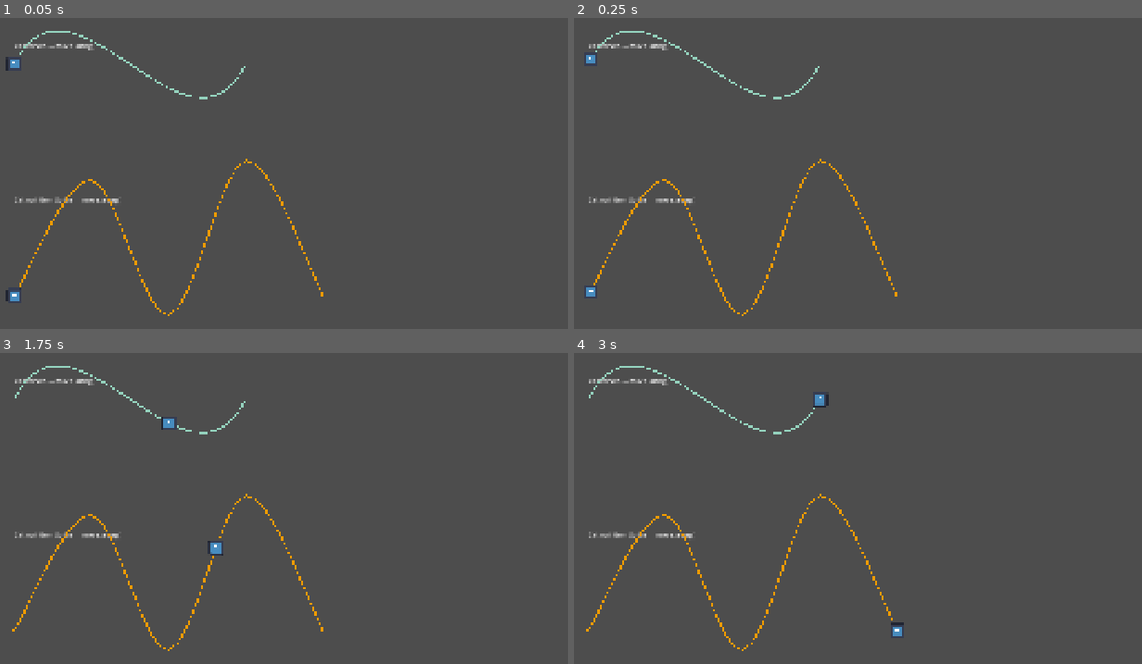
Above: before the commit, frames 1-4 (two rows, left to right).
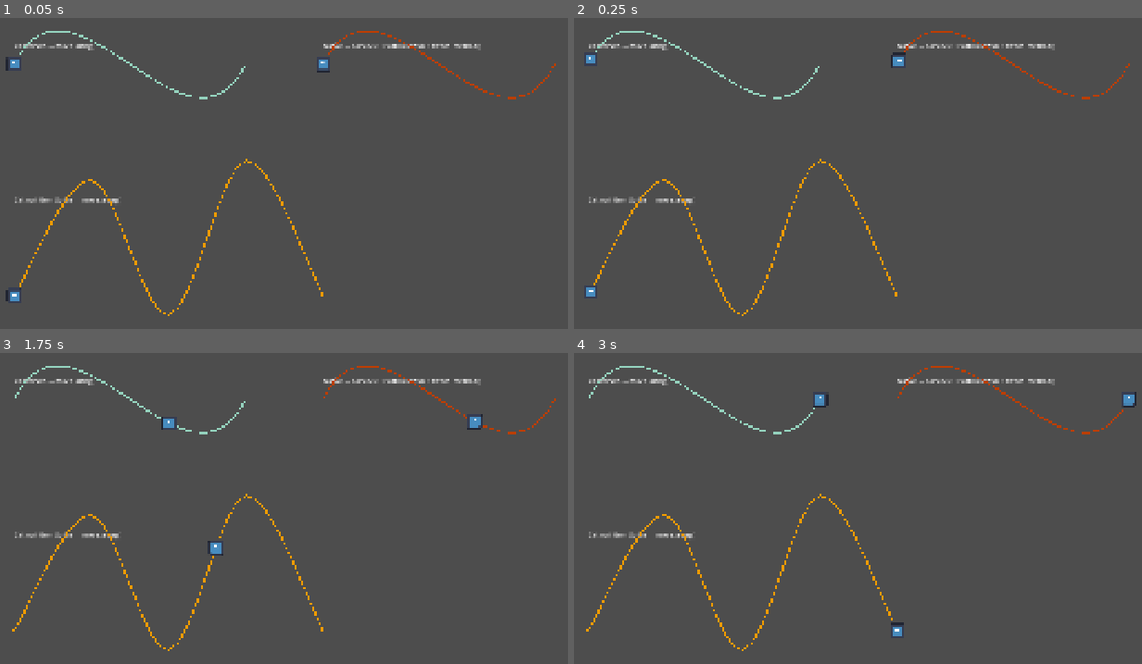
Above: after the commit, the same moments.

Repository: tiago-xavier-braga/LeafTween
Game: Godot game, scene res://demo/curves/curves.tscn
The game is run twice, just before and just after one commit, with the same random seed, the same clock (stepped at 60 frames per second) and the same inputs. This scene is started directly instead of the project's main scene. The engine's default icon, where the game draws it, is replaced by a stand-in: a white triangle on a blue panel in a dark square.
Inputs:
- Up to frame 1 (0.05 s): no input
- Up to frame 2 (0.25 s): no input
- Up to frame 3 (1.75 s): no input
- Up to frame 4 (3 s): no input

The runs differ from the first frame. In frame 1, 0.6% of the frame differs, in the area x 55-98%, y 4-27%; in frame 2, 0.6%; in frame 3, 0.6%; in frame 4, 0.6%, in the area x 56-100%, y 4-27%.

Commit message:
feat: add native Curve2D/PathFollow2D comparison to demo/curves/
The other two value-add features (Curve easing, stagger()) already had a manual-workaround comparison per the Done Criteria; move_along() didn't. Adds a third track following the same Bezier path via Curve2D + PathFollow2D + tween_method(), next to move_along().

Diff:
--- a/demo/curves/curves.gd
+++ b/demo/curves/curves.gd
@@ -23,6 +23,9 @@
 @export var spline_marker: Sprite2D
 @export var bezier_line: Line2D
 @export var spline_line: Line2D
+@export var native_line: Line2D
+@export var native_path: Path2D
+@export var native_follow: PathFollow2D
 
 func _ready() -> void:
 	var bezier_path: LeafTweenBezierPath = LeafTweenBezierPath.new()
@@ -36,9 +39,20 @@
 
 	_draw_path(bezier_line, bezier_path)
 	_draw_path(spline_line, spline)
+	_draw_path(native_line, bezier_path)
 
 	LeafTween.move_along(bezier_marker, bezier_path, duration).set_ease(LeafTweenEasing.EaseType.IN_OUT_QUAD)
 	LeafTween.move_along(spline_marker, spline, duration).set_ease(LeafTweenEasing.EaseType.IN_OUT_QUAD)
+
+	var native_curve: Curve2D = Curve2D.new()
+	native_curve.add_point(bezier_points[0], Vector2.ZERO, bezier_points[1] - bezier_points[0])
+	native_curve.add_point(bezier_points[3], bezier_points[2] - bezier_points[3], Vector2.ZERO)
+	native_path.curve = native_curve
+
+	var native_tween: Tween = create_tween()
+	native_tween.tween_property(native_follow, "progress_ratio", 1.0, duration) \
+		.set_trans(Tween.TRANS_QUAD) \
+		.set_ease(Tween.EASE_IN_OUT)
 
 func _draw_path(line: Line2D, path: Variant) -> void:
 	var points: PackedVector2Array = PackedVector2Array()
--- a/demo/curves/curves.tscn
+++ b/demo/curves/curves.tscn
@@ -3,12 +3,15 @@
 [ext_resource type="Script" path="res://demo/curves/curves.gd" id="1_curves"]
 [ext_resource type="Texture2D" uid="uid://cr2ugpgi87upt" path="res://icon.svg" id="2_icon"]
 
-[node name="Curves" type="Node2D" node_paths=PackedStringArray("bezier_marker", "spline_marker", "bezier_line", "spline_line")]
+[node name="Curves" type="Node2D" node_paths=PackedStringArray("bezier_marker", "spline_marker", "bezier_line", "spline_line", "native_line", "native_path", "native_follow")]
 script = ExtResource("1_curves")
 bezier_marker = NodePath("BezierTrack/BezierMarker")
 spline_marker = NodePath("SplineTrack/SplineMarker")
 bezier_line = NodePath("BezierTrack/BezierLine")
 spline_line = NodePath("SplineTrack/SplineLine")
+native_line = NodePath("NativeTrack/NativeLine")
+native_path = NodePath("NativeTrack/NativePath")
+native_follow = NodePath("NativeTrack/NativePath/NativeFollow")
 
 [node name="BezierTrack" type="Node2D" parent="."]
 position = Vector2(200, 300)
@@ -39,3 +42,23 @@
 [node name="SplineMarker" type="Sprite2D" parent="SplineTrack"]
 texture = ExtResource("2_icon")
 scale = Vector2(0.3, 0.3)
+
+[node name="NativeTrack" type="Node2D" parent="."]
+position = Vector2(1000, 300)
+
+[node name="NativeLabel" type="Label" parent="NativeTrack"]
+position = Vector2(0, -60)
+text = "Native — Curve2D + PathFollow2D + tween_method()"
+
+[node name="NativeLine" type="Line2D" parent="NativeTrack"]
+width = 4.0
+default_color = Color(0.73333335, 0.24313726, 0.011764706, 1)
+
+[node name="NativePath" type="Path2D" parent="NativeTrack"]
+
+[node name="NativeFollow" type="PathFollow2D" parent="NativeTrack/NativePath"]
+rotates = false
+
+[node name="NativeMarker" type="Sprite2D" parent="NativeTrack/NativePath/NativeFollow"]
+texture = ExtResource("2_icon")
+scale = Vector2(0.3, 0.3)
